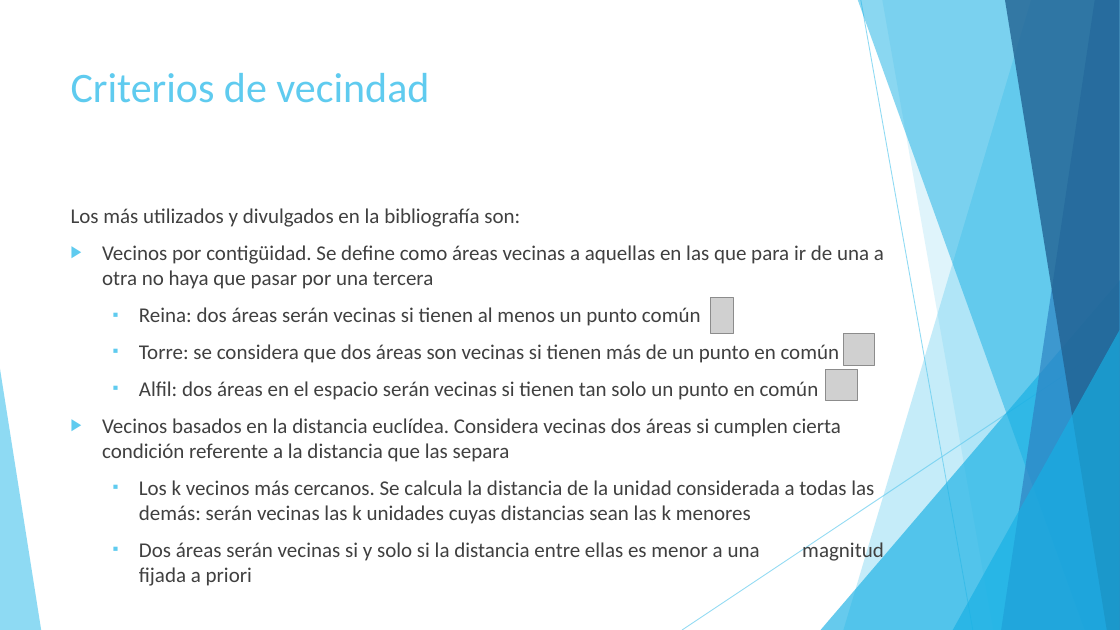
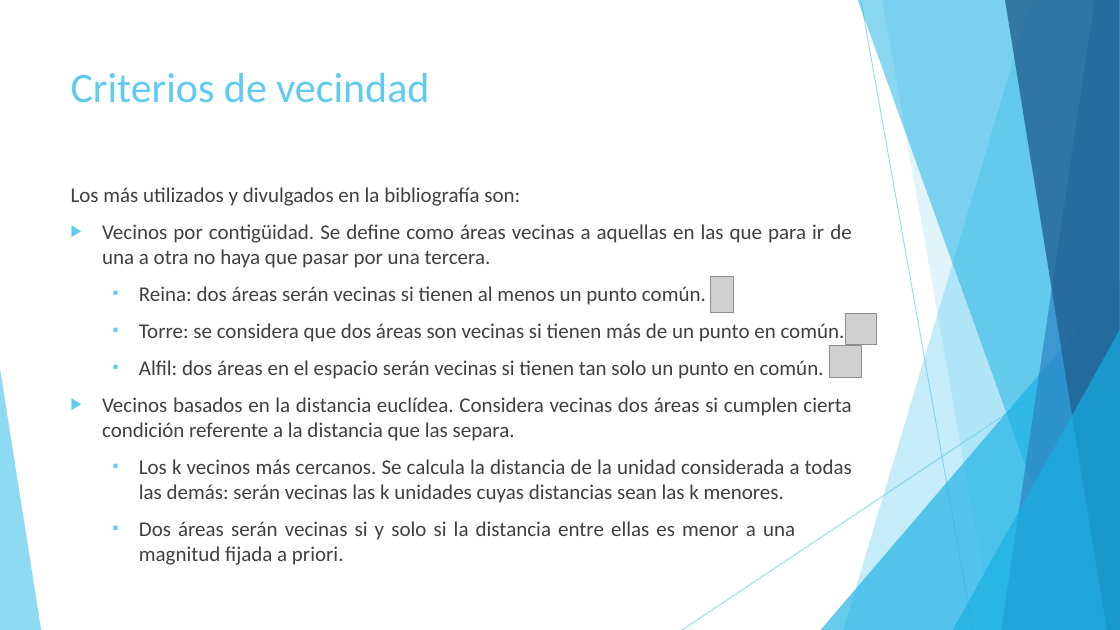
Before and after one commit to Seferra18/Tesina, a slide deck: slide 12 of ppt.pptx (slide 9 before the commit). Drawn at 1120x630 pixels with LibreOffice and Linux fonts; fonts in the diff are those of the drawing; grey boxes stand for pictures. Boxes give left, top, right and bottom in pixels: in the first picture for what was removed or moved away, otherwise in the second. Text is boxed around its words. In the diff, an @@ line names an element or a change of style, - is before the commit and + after.

```diff
--- a/ppt.pptx
+++ b/ppt.pptx
@@ text "Los más utilizados y divulgados ..." moved from (x1=71, y1=208, x2=884, y2=586) to (x1=71, y1=187, x2=852, y2=565) @@
@@ text at (x1=71, y1=187, x2=520, y2=206): alignment left to justified @@
@@ text at (x1=102, y1=224, x2=852, y2=565): text changed @@
-▶ Vecinos por contigüidad. Se define como áreas vecinas a aquellas en las que para ir de una a otra no haya que pasar por una tercera
-  ▪ Reina: dos áreas serán vecinas si tienen al menos un punto común
-  ▪ Torre: se considera que dos áreas son vecinas si tienen más de un punto en común
-  ▪ Alfil: dos áreas en el espacio serán vecinas si tienen tan solo un punto en común
-▶ Vecinos basados en la distancia euclídea. Considera vecinas dos áreas si cumplen cierta condición referente a la distancia que las separa
-  ▪ Los k vecinos más cercanos. Se calcula la distancia de la unidad considerada a todas las demás: serán vecinas las k unidades cuyas distancias sean las k menores
-  ▪ Dos áreas serán vecinas si y solo si la distancia entre ellas es menor a una magnitud fijada a priori
+▶ Vecinos por contigüidad. Se define como áreas vecinas a aquellas en las que para ir de una a otra no haya que pasar por una tercera.
+  ▪ Reina: dos áreas serán vecinas si tienen al menos un punto común.
+  ▪ Torre: se considera que dos áreas son vecinas si tienen más de un punto en común.
+  ▪ Alfil: dos áreas en el espacio serán vecinas si tienen tan solo un punto en común.
+▶ Vecinos basados en la distancia euclídea. Considera vecinas dos áreas si cumplen cierta condición referente a la distancia que las separa.
+  ▪ Los k vecinos más cercanos. Se calcula la distancia de la unidad considerada a todas las demás: serán vecinas las k unidades cuyas distancias sean las k menores.
+  ▪ Dos áreas serán vecinas si y solo si la distancia entre ellas es menor a una magnitud fijada a priori.
@@ picture moved from (x1=711, y1=298, x2=734, y2=334) to (x1=711, y1=276, x2=734, y2=313) @@
@@ picture moved from (x1=844, y1=334, x2=875, y2=365) to (x1=845, y1=313, x2=877, y2=345) @@
@@ picture moved from (x1=826, y1=369, x2=857, y2=400) to (x1=830, y1=346, x2=861, y2=377) @@
```
Also in this commit, not shown: 11 other slides changed, 8 slides added.
